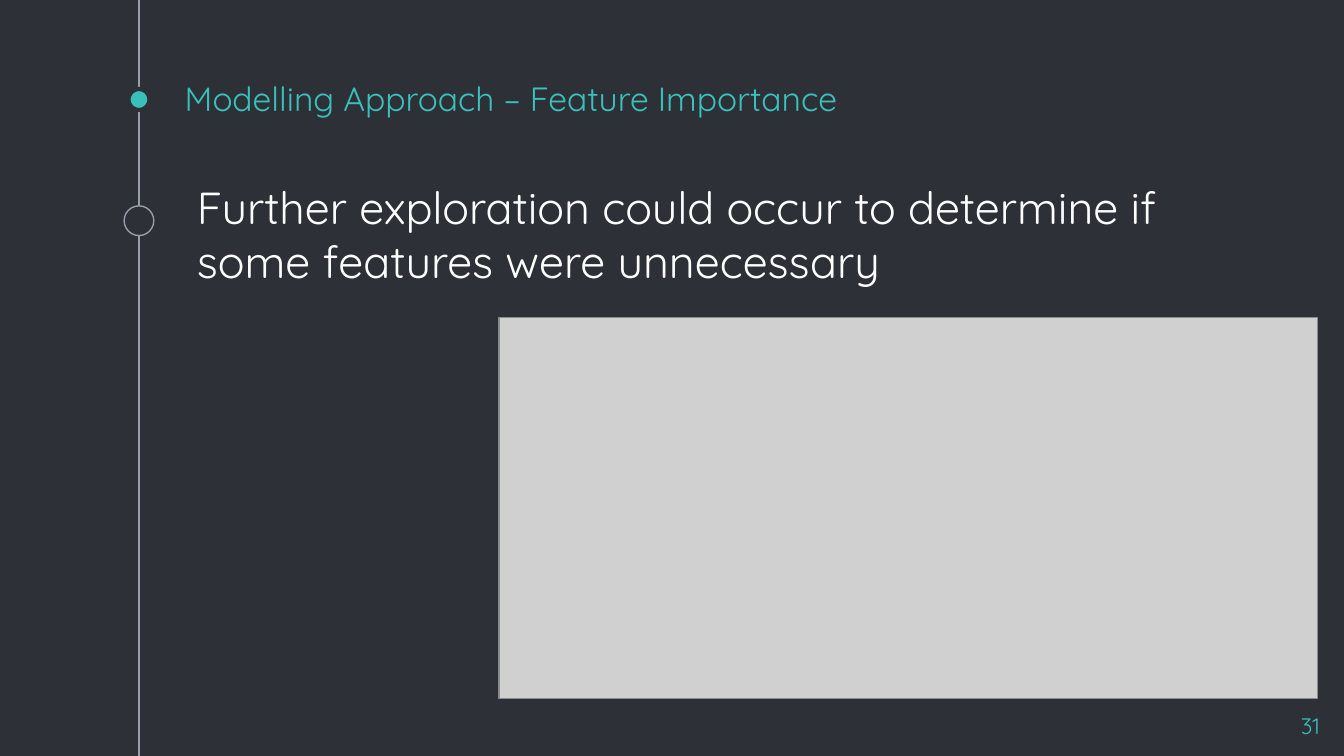
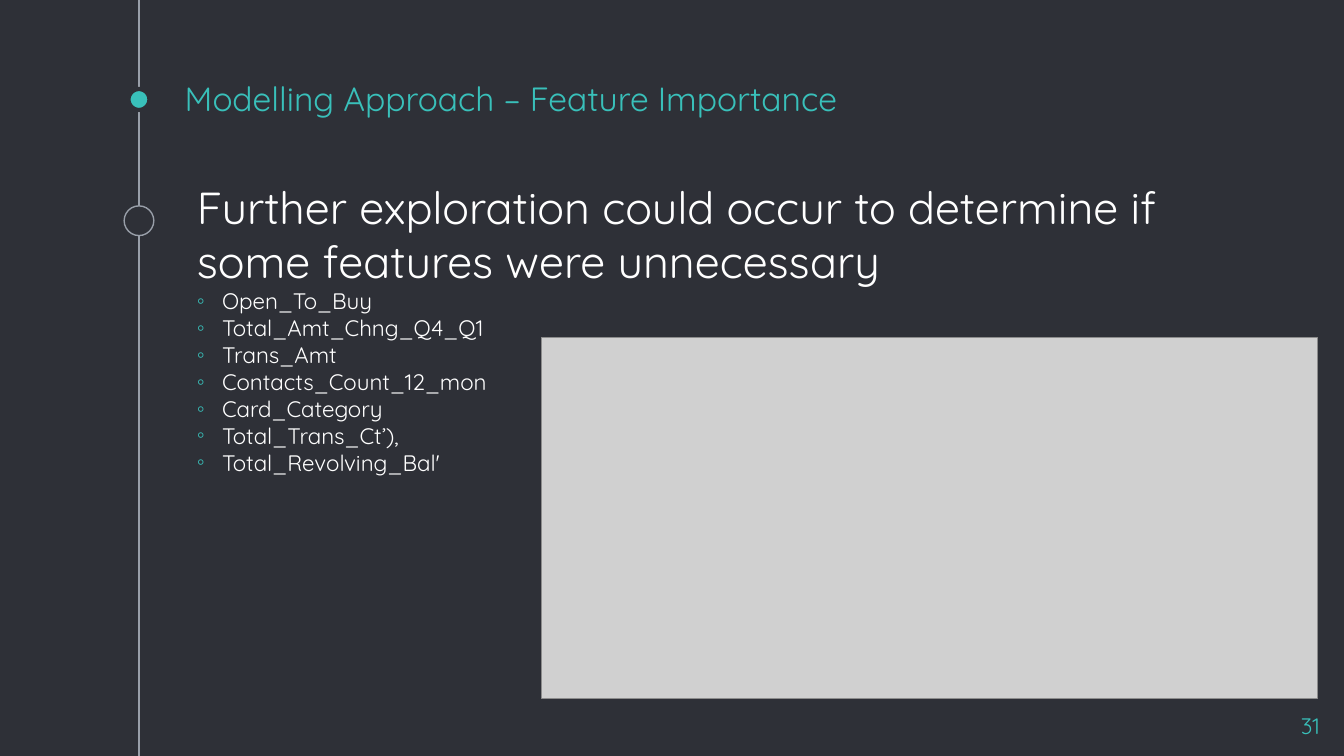
Before and after one commit to jMacProd/Machine-Learning-Credit-Card-Churn, a slide deck: slide 31 of Final Project - Presentation.pptx. Drawn at 1344x756 pixels with LibreOffice and Linux fonts; fonts in the diff are those of the drawing; grey boxes stand for pictures. Boxes give left, top, right and bottom in pixels: in the first picture for what was removed or moved away, otherwise in the second. Text is boxed around its words. In the diff, an @@ line names an element or a change of style, - is before the commit and + after.

Commit message:
Small change to ML slide

```diff
--- a/Final Project - Presentation.pptx
+++ b/Final Project - Presentation.pptx
@@ text at (x1=222, y1=293, x2=487, y2=476): paragraphs added @@
+◦ Open_To_Buy
+◦ Total_Amt_Chng_Q4_Q1
+◦ Trans_Amt
+◦ Contacts_Count_12_mon
+◦ Card_Category
+◦ Total_Trans_Ct’),
+◦ Total_Revolving_Bal'
@@ picture resized from (x1=499, y1=317, x2=1317, y2=698) to (x1=542, y1=337, x2=1318, y2=699) @@
```
Also in this commit, not shown: 1 other file.
